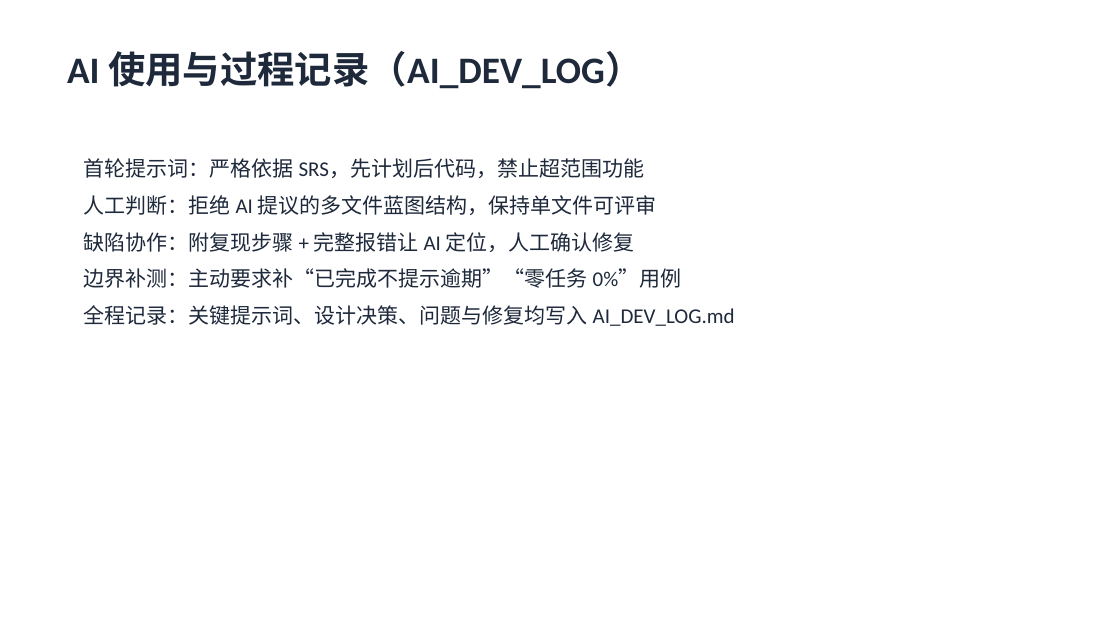
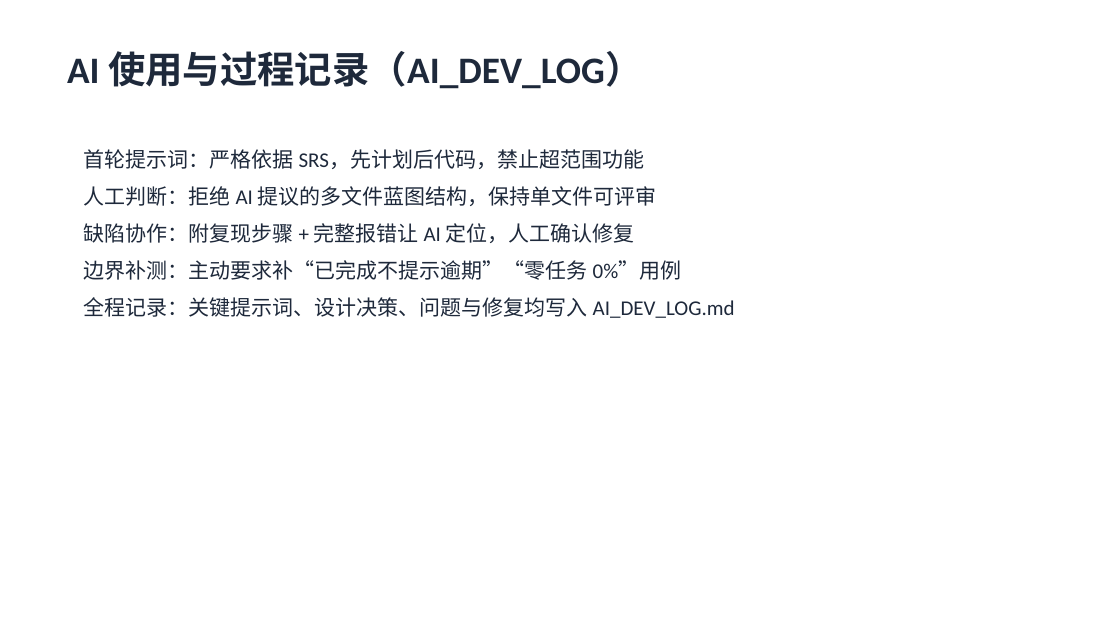
Before and after one commit to cql123-love/study-task, a slide deck: slide 6 of docs/实验一演示PPT.pptx. Drawn at 1120x630 pixels with LibreOffice and Linux fonts; fonts in the diff are those of the drawing. Boxes give left, top, right and bottom in pixels: in the first picture for what was removed or moved away, otherwise in the second. Text is boxed around its words. In the diff, an @@ line names an element or a change of style, - is before the commit and + after.

Commit message:
docs: 补充公网地址端到端实测记录（W1~W10）与第三个问题复盘
- 验收表新增公网实测附表：新建/校验/状态流转/统计/筛选/删除全链路
- AI_DEV_LOG 记录编码边界导致的假阳性缺陷及甄别过程
- 实验报告重排为三问题结构，补充公网实测与 SSH 通道选型
- 演示PPT 更新为三个问题 + 公网实测

```diff
--- a/docs/实验一演示PPT.pptx
+++ b/docs/实验一演示PPT.pptx
@@ text "首轮提示词：严格依据 SRS，先计划后代码，禁止超范围功能": place and size @@
-text "首轮提示词：严格依据 SRS，先计划后代码，禁止超范围功能" at bbox=[84, 158, 735, 326]
+text "首轮提示词：严格依据 SRS，先计划后代码，禁止超范围功能" at bbox=[84, 149, 735, 318]
```
Also in this commit, not shown: 5 other slides changed, 3 other files.
